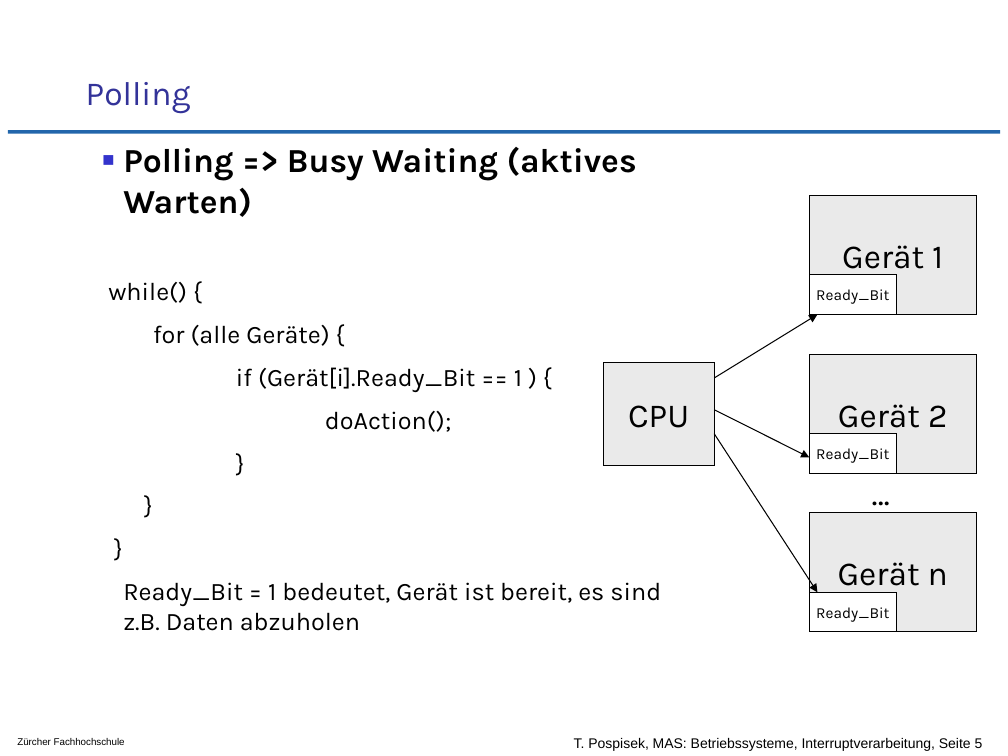
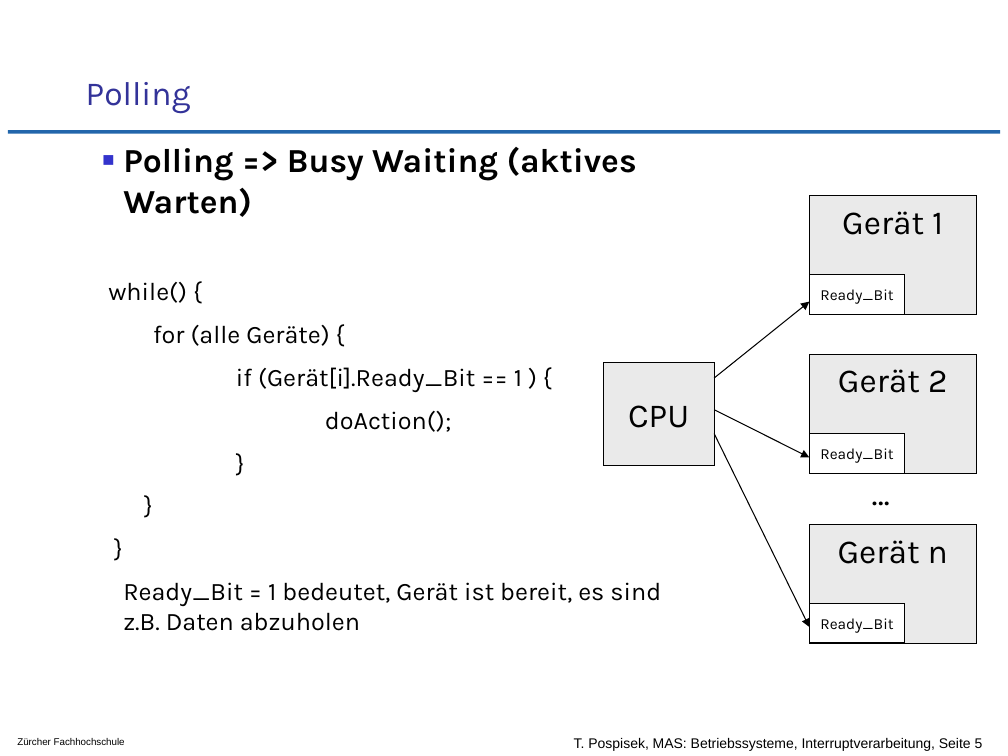
Before and after one commit to tpo/betriebssysteme, a slide deck: slide 5 of 04-3_Interruptverarbeitung_in_Betriebssystemen.odp. Drawn at 1008x756 pixels with LibreOffice and Linux fonts; fonts in the diff are those of the drawing; background and template pictures are left out. Boxes give left, top, right and bottom in pixels: in the first picture for what was removed or moved away, otherwise in the second. Text is boxed around its words. In the diff, an @@ line names an element or a change of style, - is before the commit and + after.

```diff
--- a/04-3_Interruptverarbeitung_in_Betriebssystemen.odp
+++ b/04-3_Interruptverarbeitung_in_Betriebssystemen.odp
@@ rectangle "Ready_Bit": place and size @@
-rectangle "Ready_Bit" at box(809, 275, 897, 314)
+rectangle "Ready_Bit" at box(809, 275, 905, 314)
@@ arrow moved from (715, 378) - (817, 314) to (715, 378) - (809, 301) @@
@@ arrow moved from (715, 433) - (817, 593) to (715, 433) - (809, 627) @@
@@ rectangle "Ready_Bit": place and size @@
-rectangle "Ready_Bit" at box(809, 433, 897, 473)
+rectangle "Ready_Bit" at box(809, 433, 905, 473)
@@ vertical alignment middle to top in 3 elements at box(809, 196, 976, 314), box(809, 354, 976, 473), box(809, 525, 976, 644) @@
@@ rectangle "Gerät n": place and size @@
-rectangle "Gerät n" at box(809, 513, 976, 632)
+rectangle "Gerät n" at box(809, 525, 976, 644)
@@ rectangle "Ready_Bit": place and size @@
-rectangle "Ready_Bit" at box(809, 593, 897, 632)
+rectangle "Ready_Bit" at box(809, 603, 905, 642)
```
Also in this commit, not shown: 1 other slide changed.
